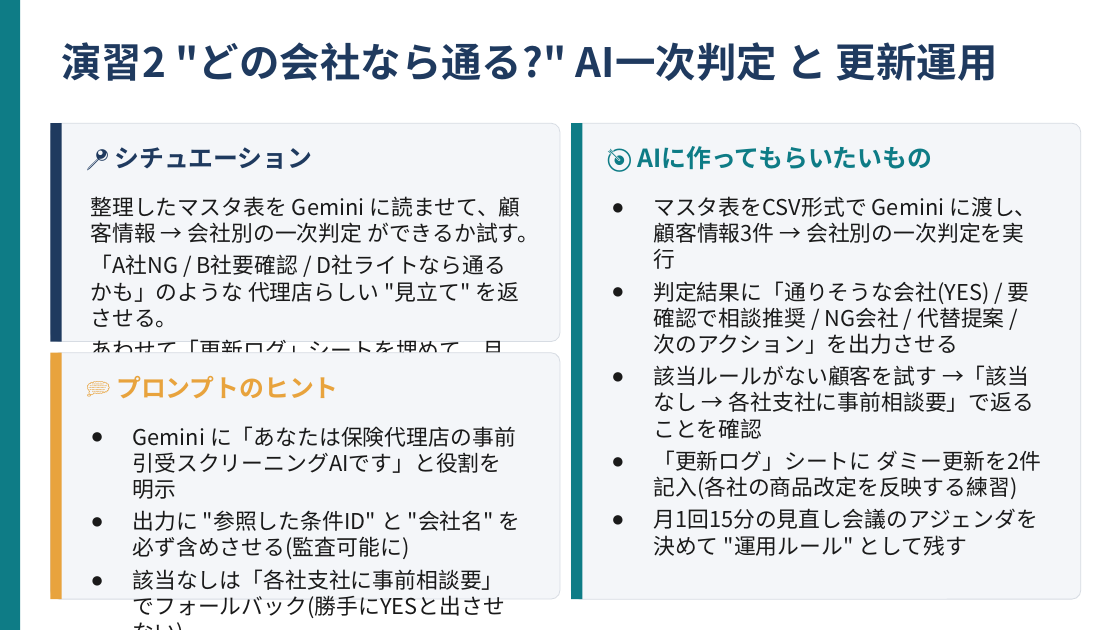
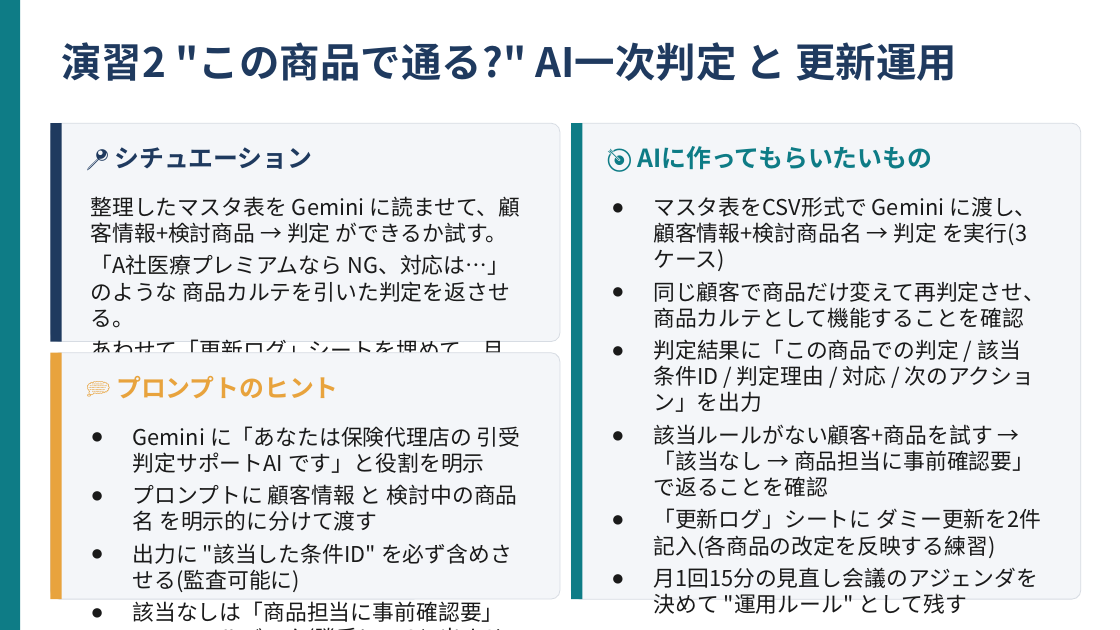
Before and after one commit to kana-story-321/github.io, a slide deck: slide 6 of lecture_pptx/out/s15/ワーク01.pptx. Drawn at 1120x630 pixels with LibreOffice and Linux fonts; fonts in the diff are those of the drawing. Boxes give left, top, right and bottom in pixels: in the first picture for what was removed or moved away, otherwise in the second. Text is boxed around its words. In the diff, an @@ line names an element or a change of style, - is before the commit and + after.

```diff
--- a/lecture_pptx/out/s15/ワーク01.pptx
+++ b/lecture_pptx/out/s15/ワーク01.pptx
@@ text at (61, 42, 957, 81): text changed @@
-演習2 "どの会社なら通る?" AI一次判定 と 更新運用
+演習2 "この商品で通る?" AI一次判定 と 更新運用
@@ text at (91, 196, 521, 390): text changed @@
-整理したマスタ表を Gemini に読ませて、顧客情報 → 会社別の一次判定 ができるか試す。
-「A社NG / B社要確認 / D社ライトなら通るかも」のような 代理店らしい "見立て" を返させる。
-あわせて「更新ログ」シートを埋めて、月次で各社の商品改定情報を追える仕組みに。
+整理したマスタ表を Gemini に読ませて、顧客情報+検討商品 → 判定 ができるか試す。
+「A社医療プレミアムなら NG、対応は…」のような 商品カルテを引いた判定を返させる。
+あわせて「更新ログ」シートを埋めて、月次で各商品の改定情報を追える仕組みに。
@@ text at (653, 196, 1045, 558): text changed @@
-● マスタ表をCSV形式で Gemini に渡し、顧客情報3件 → 会社別の一次判定を実行
-● 判定結果に「通りそうな会社(YES) / 要確認で相談推奨 / NG会社 / 代替提案 / 次のアクション」を出力させる
-● 該当ルールがない顧客を試す →「該当なし → 各社支社に事前相談要」で返ることを確認
-● 「更新ログ」シートに ダミー更新を2件 記入(各社の商品改定を反映する練習)
+● マスタ表をCSV形式で Gemini に渡し、顧客情報+検討商品名 → 判定 を実行(3ケース)
+● 同じ顧客で商品だけ変えて再判定させ、商品カルテとして機能することを確認
+● 判定結果に「この商品での判定 / 該当条件ID / 判定理由 / 対応 / 次のアクション」を出力
+● 該当ルールがない顧客+商品を試す →「該当なし → 商品担当に事前確認要」で返ることを確認
+● 「更新ログ」シートに ダミー更新を2件 記入(各商品の改定を反映する練習)
@@ text at (133, 426, 521, 622): text changed @@
-● Gemini に「あなたは保険代理店の事前引受スクリーニングAIです」と役割を明示
-● 出力に "参照した条件ID" と "会社名" を必ず含めさせる(監査可能に)
-● 該当なしは「各社支社に事前相談要」でフォールバック(勝手にYESと出させない)
-● 更新は "削除" ではなく "無効化" で運用(過去顧客への説明時に必要)
+● Gemini に「あなたは保険代理店の 引受判定サポートAI です」と役割を明示
+● プロンプトに 顧客情報 と 検討中の商品名 を明示的に分けて渡す
+● 出力に "該当した条件ID" を必ず含めさせる(監査可能に)
+● 該当なしは「商品担当に事前確認要」でフォールバック(勝手にYESと出させない)
```
Also in this commit, not shown: 7 other slides changed, 14 other files.
